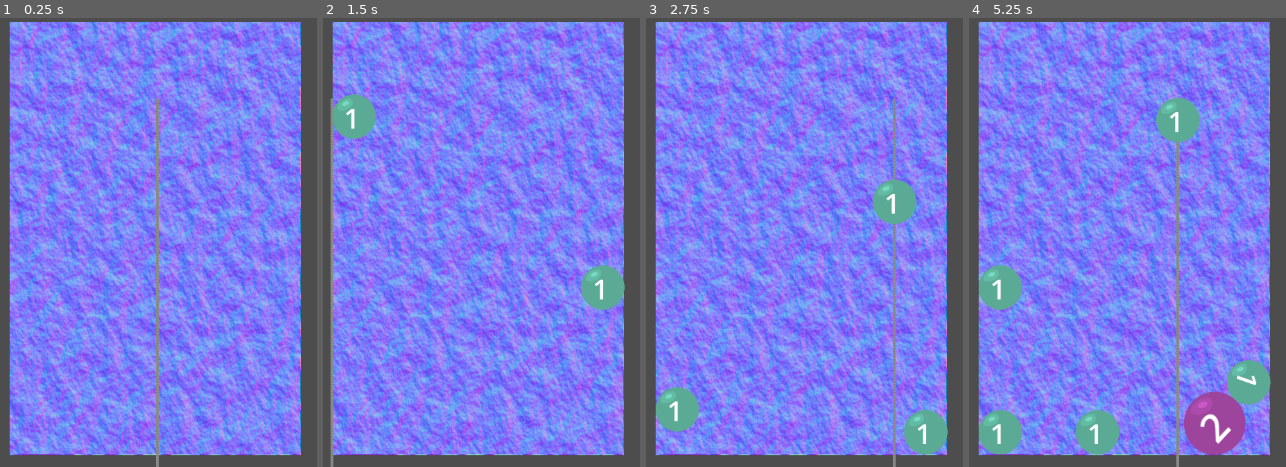
Above: before the commit, frames 1-4 (left to right).
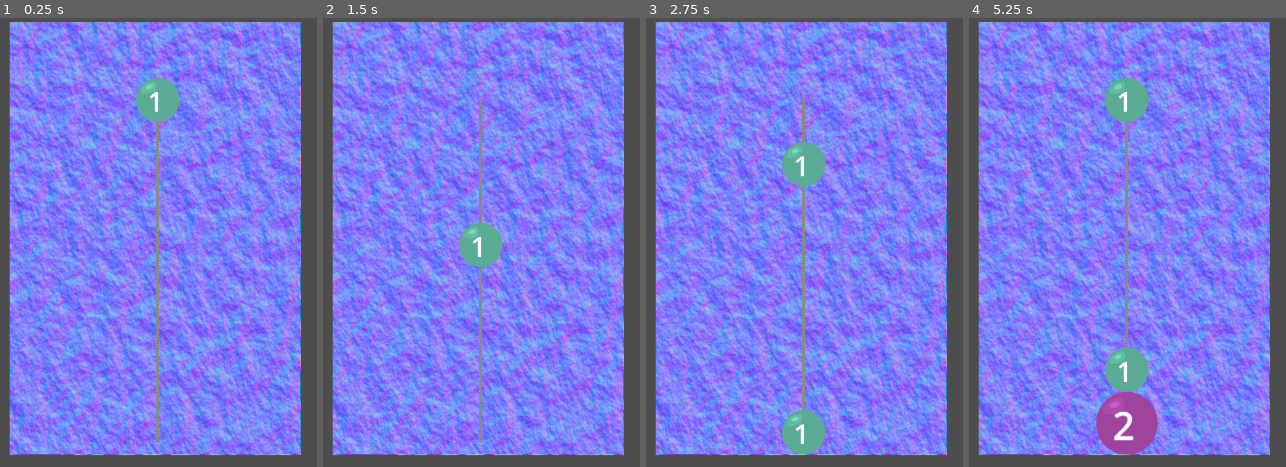
Above: after the commit, the same moments.

Repository: fteppe/ball-2048
Game: Godot game, scene res://MainMap.tscn
The game is run twice, just before and just after one commit, with the same random seed, the same clock (stepped at 60 frames per second) and the same inputs.
Inputs (mouse positions are in pixels of both pictures, inside the frame that each line leads up to):
- Up to frame 1 (0.25 s): no input
- Up to frame 2 (1.5 s): tap Enter at 0.5 s; move the mouse to (outside the picture) at 0.52 s; click (outside the picture) at 0.67 s; move the mouse to (332, 264) at 1.27 s; click (332, 264) at 1.42 s
- Up to frame 3 (2.75 s): move the mouse to (893, 143) at 2.02 s; click (893, 143) at 2.17 s
- Up to frame 4 (5.25 s): move the mouse to (1098, 332) at 2.77 s; click (1098, 332) at 2.92 s; move the mouse to (outside the picture) at 3.52 s; click (outside the picture) at 3.67 s; move the mouse to (outside the picture) at 4.27 s; click (outside the picture) at 4.42 s; move the mouse to (1178, 242) at 5.02 s; click (1178, 242) at 5.17 s

The runs differ from the first frame. In frame 1, 1.1% of the frame differs, in the area x 42-57%, y 13-100%; in frame 2, 4.7%; in frame 3, 6.7%; in frame 4, 13%, in the area x 2-96%, y 13-100%.

Commit message:
improvements to spawner controls

Diff:
--- a/BallSpawner.tscn
+++ b/BallSpawner.tscn
@@ -13,14 +13,12 @@
 seamless = true
 normalize = false
 
-[sub_resource type="RectangleShape2D" id="RectangleShape2D_l7i2t"]
-
 [node name="BallSpawner" type="Node2D" unique_id=1389751439]
 script = ExtResource("1_l7i2t")
 
 [node name="Line2D" type="Line2D" parent="." unique_id=1434716319]
 texture_repeat = 2
-points = PackedVector2Array(0, 0, 0, 700)
+points = PackedVector2Array(0, 0, 0, 620)
 width = 5.0
 texture = SubResource("NoiseTexture2D_odsjh")
 texture_mode = 1
@@ -28,9 +26,3 @@
 end_cap_mode = 2
 
 [node name="SpawnPoint" type="Node2D" parent="." unique_id=1692867347]
-
-[node name="StaticBody2D" type="StaticBody2D" parent="." unique_id=78337128]
-
-[node name="CollisionShape2D" type="CollisionShape2D" parent="StaticBody2D" unique_id=1322504273]
-position = Vector2(0, -14)
-shape = SubResource("RectangleShape2D_l7i2t")
--- a/ball_spawner.gd
+++ b/ball_spawner.gd
@@ -1,20 +1,39 @@
 extends Node2D
-
+class_name BallSpawner
 
 var ball_scene = load("res://Ball.tscn")
-
+var is_held : bool = false
+var last_dropped_ball : Ball
 # Called when the node enters the scene tree for the first time.
 func _ready():
+	generate_ball()
 	pass # Replace with function body.
-
 
 # Called every frame. 'delta' is the elapsed time since the previous frame.
 func _process(delta):
 	pass
 
+func generate_ball():
+	if last_dropped_ball:
+		last_dropped_ball.body_entered.disconnect(ball_collided)
+	last_dropped_ball = ball_scene.instantiate()
+	self.add_child(last_dropped_ball)
+	last_dropped_ball.process_mode = Node.PROCESS_MODE_DISABLED
+
+func ball_collided(body):
+	generate_ball()
+
 func _unhandled_input(event):
 	if event is InputEventMouseButton:
 		if event.pressed && event.button_index == 1:
-			var ball : Ball = ball_scene.instantiate()
-			ball.global_position = $SpawnPoint.global_position
-			self.get_parent().add_child(ball)
+			is_held = true
+		if event.is_released() && event.button_index == 1 && is_held:
+			is_held = false
+			last_dropped_ball.body_entered.connect(ball_collided)
+			last_dropped_ball.process_mode = Node.PROCESS_MODE_INHERIT
+			self.remove_child(last_dropped_ball)
+			last_dropped_ball.global_position = $SpawnPoint.global_position
+			self.get_parent().add_child(last_dropped_ball)
+
+func get_is_held():
+	return is_held
--- a/main_map.gd
+++ b/main_map.gd
@@ -10,6 +10,11 @@
 func _process(delta):
 	pass
 
+var previous_mouse_pos_x : float
+
 func _unhandled_input(event):
-	if event is InputEventMouseMotion:
-		$BallSpawner.global_position.x = clampf($BallSpawner.get_global_mouse_position().x, $Left.global_position.x,  $Right.global_position.x)
+	var current_mouse_pos = $BallSpawner.get_global_mouse_position().x
+	if event is InputEventMouseMotion && $BallSpawner.get_is_held():
+		$BallSpawner.global_position.x = clampf($BallSpawner.global_position.x + current_mouse_pos - previous_mouse_pos_x, $Left.global_position.x,  $Right.global_position.x)
+
+	previous_mouse_pos_x = current_mouse_pos
--- a/project.godot
+++ b/project.godot
@@ -8,11 +8,15 @@
 
 config_version=5
 
+[animation]
+
+compatibility/default_parent_skeleton_in_mesh_instance_3d=true
+
 [application]
 
 config/name="Ball-2048"
 run/main_scene="uid://bv4vpeatpwccj"
-config/features=PackedStringArray("4.3", "Mobile")
+config/features=PackedStringArray("4.7", "Mobile")
 config/icon="res://icon.svg"
 
 [physics]
Not shown, changed: Ball.png.import
Not shown, changed: icon.svg.import
